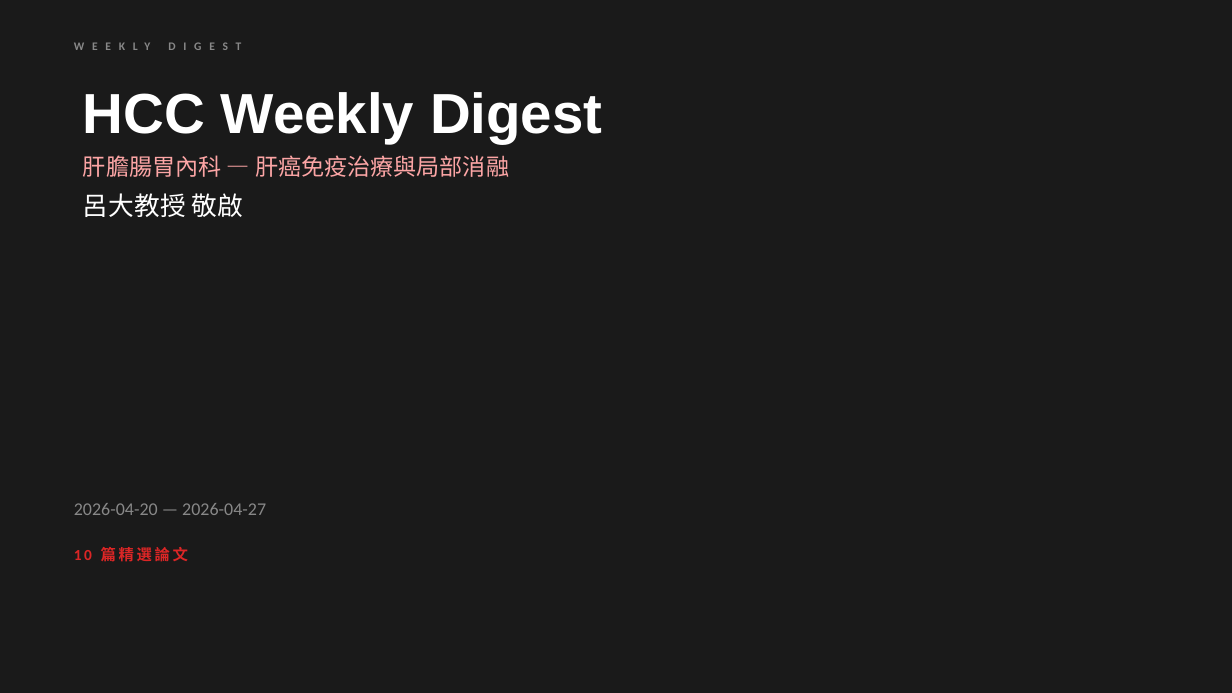
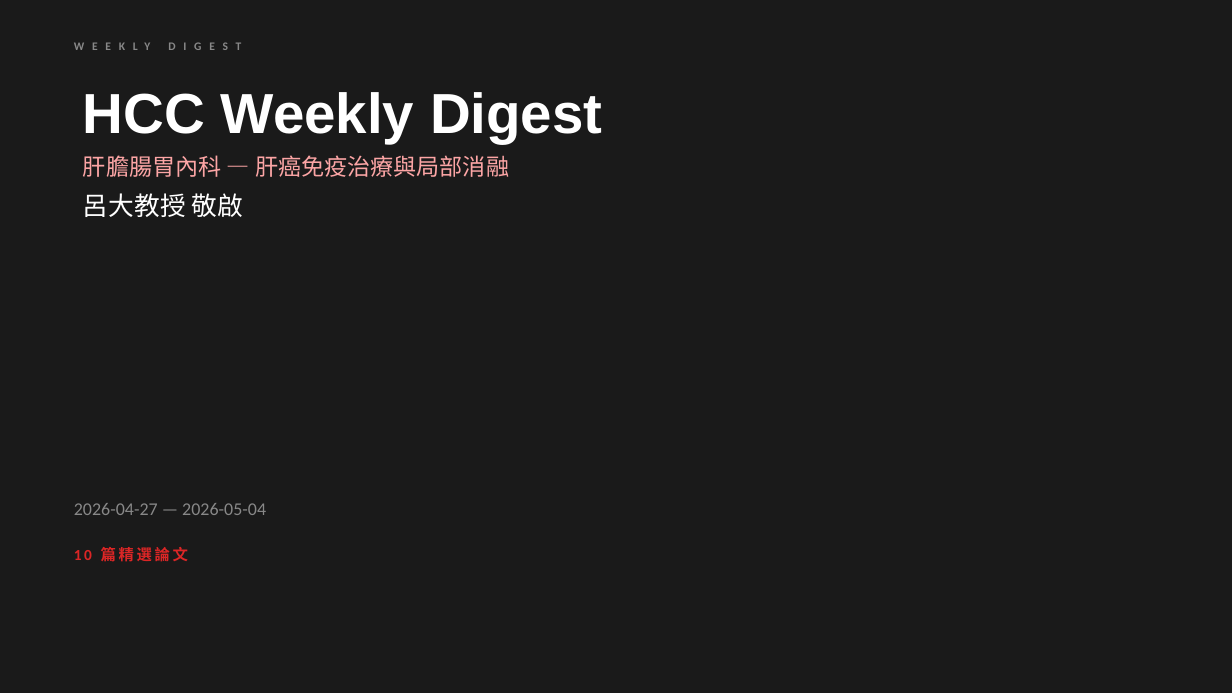
Before and after one commit to jejenhu-maker/hcc-weekly-digest, a slide deck: slide 1 of docs/digest-zh.pptx. Drawn at 1232x693 pixels with LibreOffice and Linux fonts; fonts in the diff are those of the drawing. Boxes give left, top, right and bottom in pixels: in the first picture for what was removed or moved away, otherwise in the second. Text is boxed around its words. In the diff, an @@ line names an element or a change of style, - is before the commit and + after.

```diff
--- a/docs/digest-zh.pptx
+++ b/docs/digest-zh.pptx
@@ text at (74,503,266,515): text changed @@
-2026-04-20 — 2026-04-27
+2026-04-27 — 2026-05-04
```
Also in this commit, not shown: 12 other slides changed, 1 slide added, 1 slide removed, 2 other files.
